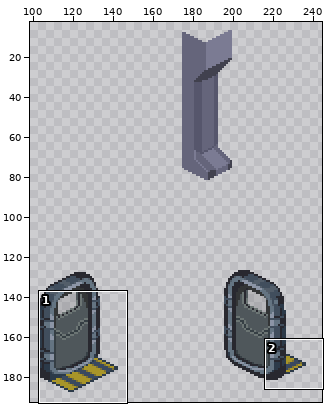
Pixel-art file: res/tiled/ase/door.ase. The picture above shows the old version from afar; the outline marks the close-up.
Close-up. First the earlier version:
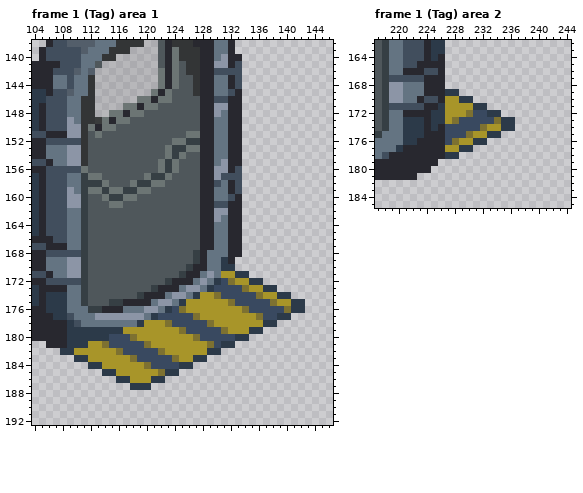
293x313 pixels, 18 frames. Colours within 5 levels of each other are drawn and written as one. Shown: frame 1 (Tag) area 1: x 104..146, y 138..192; frame 1 (Tag) area 2: x 217..244, y 162..185. The wide view leaves out empty margins. The commit also changed other frames or places, which this record leaves out.
The result:
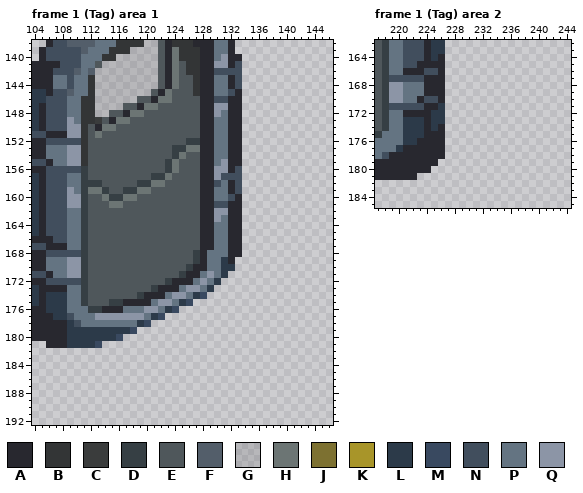
Palette (. is transparent): A #28282f  B #333536  C #3a3c3c  D #363f44  E #4f575b  F #535e6a  G #63636334  H #6c7574  J #7d7131  K #a89529  L #2c3a49  M #394960  N #414e5d  P #647482  Q #8c95a6
Diff:
Changed rows in their new state; - is an unchanged pixel.
Frame 1 (Tag) area 1, layers "Layer 5", "Group 1/top plate":
first column x 111:
142 -----------E-----
143 -----------E-----
144 -----------E-----
145 ----------E------
146 --------EE-------
147 ------EE---------
148 ----EE-----------
149 ---E-------------
150 -E---------------
151 ---------------EE
152 -------------EE--
153 ------------E----
154 ------------E----
155 -----------E-----
156 D----------E-----
157 -EE------E-------
158 ---E---E---------
159 ----EE-----------
first column x 108:
171 -----------------------L...--------
172 -----------------------......------
173 ----------------------.........----
174 --------------------M............--
175 ------------------M................
176 -----------------..................
177 ---------------..................--
178 ------------M..................----
179 ---------LM..................------
180 -------L-..................--------
181 ----LM...................----------
182 .......................------------
183 --...................--------------
184 ----...............----------------
185 ------...........------------------
186 --------.......--------------------
187 ----------...----------------------
Frame 1 (Tag) area 2, layer "Group 1/porog":
first column x 227:
169 ..--------
170 ....------
171 ......----
172 ........--
173 ..........
174 ..........
175 ........--
176 ......----
177 ....------
178 ..--------
Where, in picture pixels (left, top, right, bottom), the same in both close-ups:
changed: (88, 68, 165, 131)
changed: (81, 131, 200, 194)
changed: (60, 271, 305, 390)
erased: (445, 89, 515, 159)
